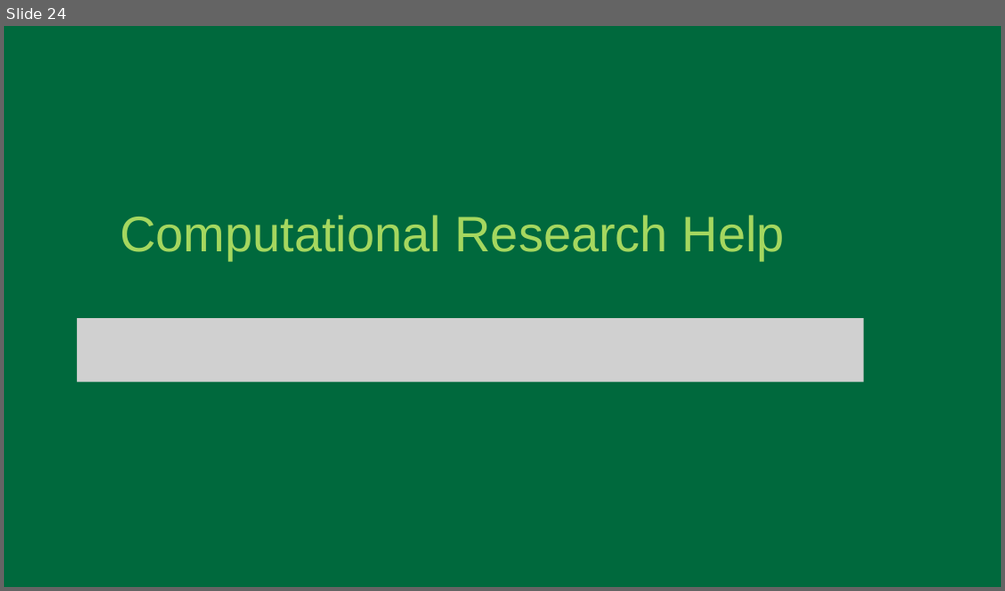
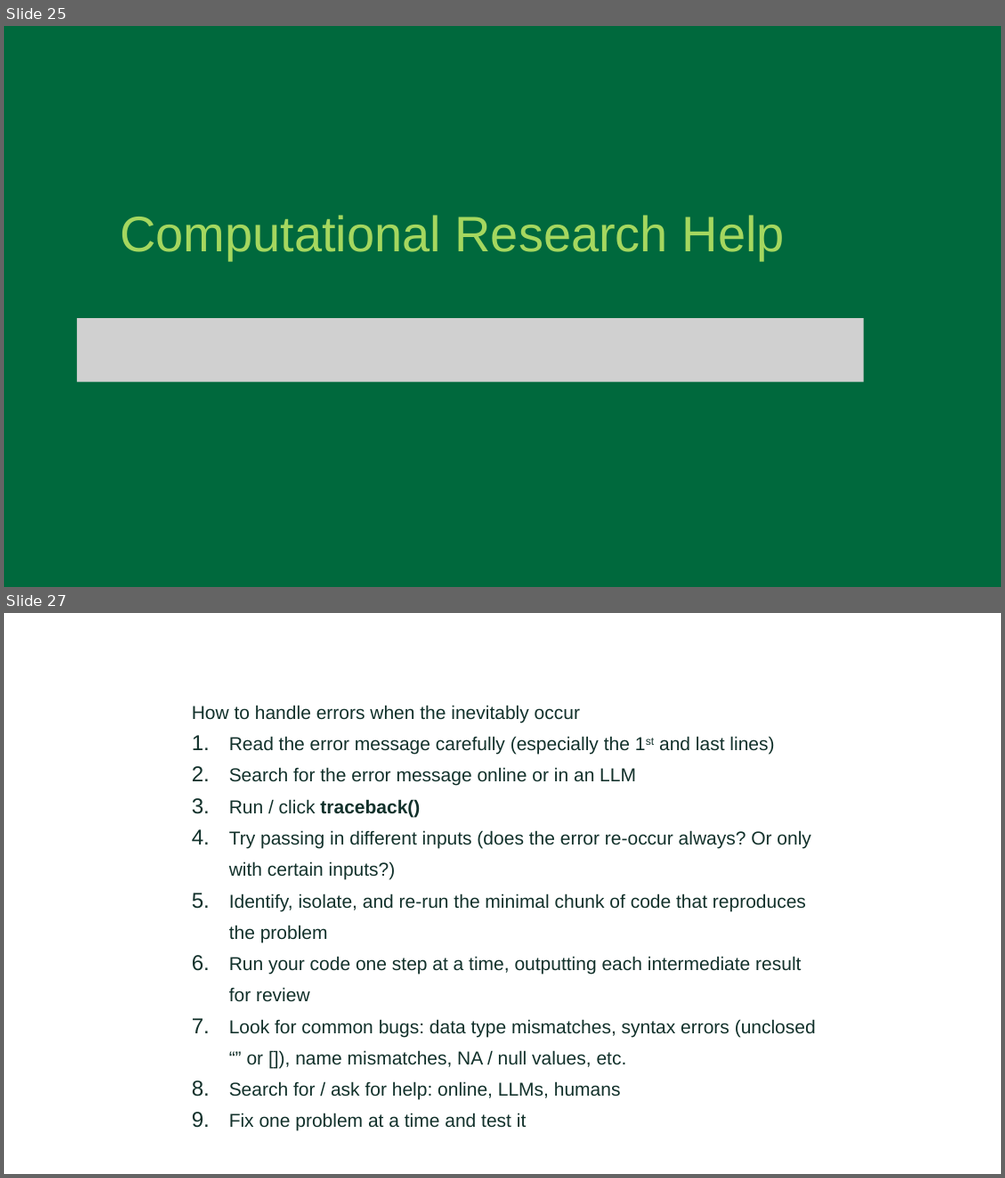
Before and after one commit to Dartmouth-Libraries/r_research-fundamentals_ws, a slide deck: slides/04a_Computation-Research_Best-Practices.pptx. Shown one above the other, each under a label of ours: slide 24 before the commit, slides 25 and 27 after it; the slides between them are not shown. The pictures are 1005x591 and 1005x1178 pixels, drawn with LibreOffice and Linux fonts; fonts in the diff are those of the drawing; grey boxes stand for pictures; background and template pictures are left out. Boxes give left, top, right and bottom in pixels: in the first picture for what was removed or moved away, otherwise in the second. Text is boxed around its words. In the diff, an @@ line names an element or a change of style, - is before the commit and + after.

```diff
--- a/slides/04a_Computation-Research_Best-Practices.pptx
+++ b/slides/04a_Computation-Research_Best-Practices.pptx
@@ slide 27 added at (4, 613, 1001, 1174), background #FFFFFF @@
@@ text added at (192, 705, 816, 1131), 18 pt, text #12312B @@
+  How to handle errors when the inevitably occur
+  1. Read the error message carefully (especially the 1st and last lines)
+  2. Search for the error message online or in an LLM
+  3. Run / click traceback()
+  4. Try passing in different inputs (does the error re-occur always? Or only with certain inputs?)
+  5. Identify, isolate, and re-run the minimal chunk of code that reproduces the problem
+  6. Run your code one step at a time, outputting each intermediate result for review
+  7. Look for common bugs: data type mismatches, syntax errors (unclosed “” or []), name mismatches, NA / null values, etc.
+  8. Search for / ask for help: online, LLMs, humans
+  9. Fix one problem at a time and test it
@@ what was slide 24 is now slide 25 @@
```
Also in this commit, not shown: 4 slides changed, 6 other slides added, 3 slides removed.
